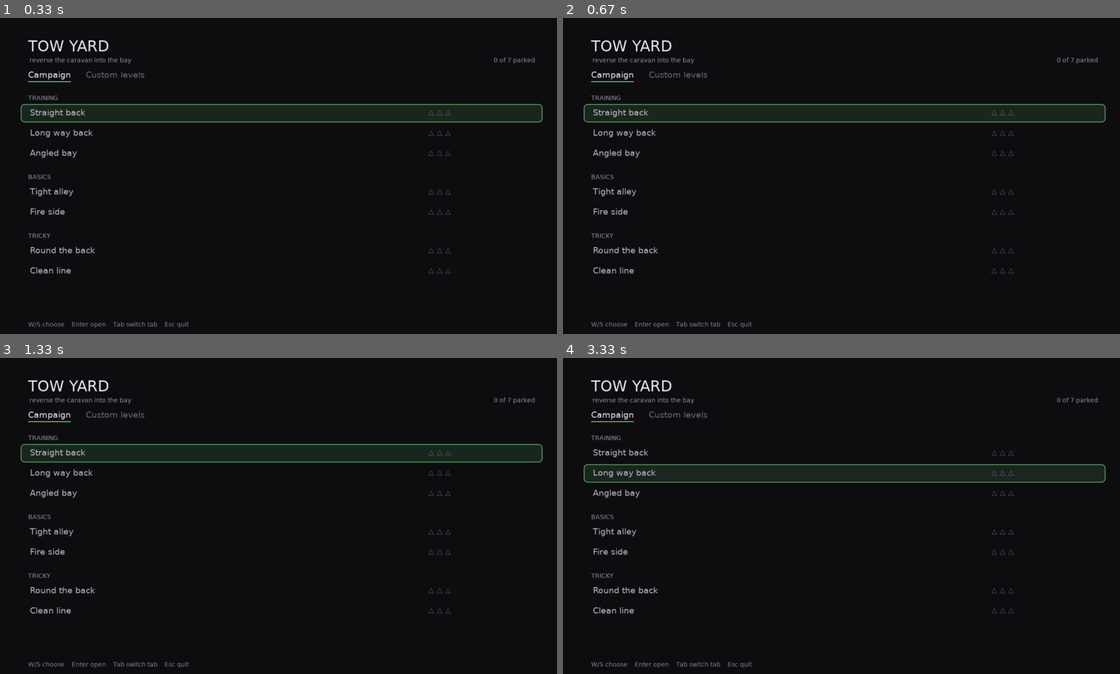
Above: before the commit, frames 1-4 (two rows, left to right).
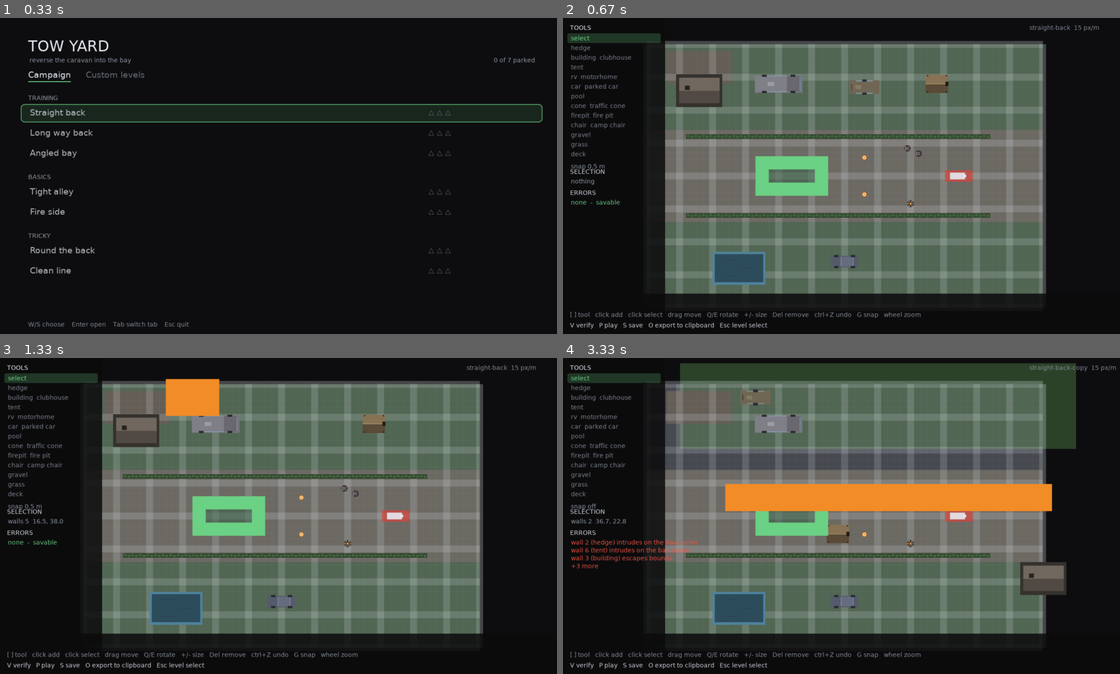
Above: after the commit, the same moments.

Repository: slakiii/tow-yard
Game: LÖVE game, started from main.lua
The game is run twice, just before and just after one commit, with the same random seed, the same clock (stepped at 60 frames per second) and the same inputs.
Inputs (mouse positions are in pixels of both pictures, inside the frame that each line leads up to):
- Up to frame 1 (0.33 s): no input
- Up to frame 2 (0.67 s): tap E at 0.33 s
- Up to frame 3 (1.33 s): tap V at 0.67 s; press the mouse at (300, 427) at 1.03 s; move the mouse to (245, 411) at 1.13 s; release the mouse at (194, 395) at 1.27 s
- Up to frame 4 (3.33 s): tap G at 1.33 s; press the mouse at (696, 430) at 1.7 s; move the mouse to (869, 503) at 1.8 s; release the mouse at (1042, 579) at 1.93 s; tap S at 2 s; press the mouse at (841, 427) at 2.37 s; move the mouse to (858, 414) at 2.47 s; release the mouse at (874, 405) at 2.6 s; press the mouse at (936, 424) at 2.7 s; move the mouse to (886, 478) at 2.8 s; release the mouse at (835, 534) at 2.93 s; press the mouse at (835, 474) at 3.03 s; move the mouse to (863, 487) at 3.13 s; release the mouse at (886, 497) at 3.27 s

Frame 1 is identical in both runs. In frame 2, 59% of the frame differs, in the area x 0-98%, y 2-99%; in frame 3, 59%; in frame 4, 65%, in the area x 0-100%, y 1-99%.

Commit message:
feat: editor polish, and the door into it from the level select
The palette shows each kind beside its display label where the two differ
("building clubhouse", "rv motorhome"): a level drawn as a list of nouns reads
like a config file, and the file and the screen should agree about what a thing
is called.

G toggles snapping (0.5 m, or free placement) and the rail says which. Snapping
off is for placing a hedge along an existing wall; snapping on is for everything
else, which is why it is a toggle and not a setting.

Errors are capped at three with "+N more": the rail is 232 px wide and the point
of the list is to be read at a glance, not to be complete. The complete list is
what blocks saving.

E in the level select opens the selected level in the editor, so the editor is
reachable without a command-line flag -- which is what "player-facing" means.

Diff:
--- a/lib/draw.lua
+++ b/lib/draw.lua
@@ -862,9 +862,18 @@
             love.graphics.rectangle("fill", 10, y - 3, 212, 22, 4)
         end
         set(active and D.C.bay_line or D.C.dim, active and 1 or 0.85)
-        love.graphics.print(name, 18, y)
+        -- the kind is what the file says; the label is what the thing is. Show
+        -- both when they differ, or a level reads as a list of nouns.
+        local def = props.get(name)
+        local text = name
+        if def and def.label and def.label ~= name then text = name .. "  " .. def.label end
+        love.graphics.print(text, 18, y)
         y = y + 22
     end
+
+    y = y + 6
+    set(D.C.dim)
+    love.graphics.print("snap " .. ((state.snap and state.snap > 0) and (state.snap .. " m") or "off"), 18, y)
 
     y = y + 12
     set(D.C.text, 0.9)
@@ -894,17 +903,17 @@
         love.graphics.print("none  -  savable", 18, y)
     else
         set(D.C.warn, 0.95)
-        for i = 1, math.min(4, #errors) do
+        for i = 1, math.min(3, #errors) do
             love.graphics.print(errors[i], 18, y)
             y = y + 18
         end
-        if #errors > 4 then love.graphics.print("+" .. (#errors - 4) .. " more", 18, y) end
+        if #errors > 3 then love.graphics.print("+" .. (#errors - 3) .. " more", 18, y) end
     end
 
     love.graphics.setFont(fonts.small)
     set(D.C.dim, a)
     local hint = "[ ] tool   click add   click select   drag move   Q/E rotate   +/- size   "
-        .. "Del remove   ctrl+Z undo   wx zoom"
+        .. "Del remove   ctrl+Z undo   G snap   wheel zoom"
     love.graphics.print(hint, 16, H - 52)
     set(D.C.text, 0.85)
     local keys = "V verify   P play   S save   O export to clipboard   Esc level select"
--- a/main.lua
+++ b/main.lua
@@ -193,8 +193,9 @@
     return cam.x + (mx - W / 2) / cam.scale, cam.y - (my - H / 2) / cam.scale
 end
 
-local function snap(v)
-    return math.floor(v / SNAP + 0.5) * SNAP
+local function snap(v, step)
+    if not step or step <= 0 then return v end
+    return math.floor(v / step + 0.5) * step
 end
 
 local function editor_errors()
@@ -224,6 +225,7 @@
             scale = math.min((W - 300) / (b.x1 - b.x0), (H - 120) / (b.y1 - b.y0)),
         },
         tool = "select",
+        snap = SNAP,
         palette = PALETTE,
         errors = {},
         dirty = false,
@@ -302,6 +304,8 @@
         else
             say("nothing to undo")
         end
+    elseif key == "g" then
+        e.snap = (e.snap and e.snap > 0) and 0 or SNAP
     elseif key == "q" or key == "e" then
         editor_edit(function() doc.rotate(e.doc, key == "q" and -15 or 15) end)
     elseif key == "=" or key == "kp+" then
@@ -346,7 +350,7 @@
             end
         end
     else
-        editor_edit(function() doc.add(e.doc, e.tool, snap(wx), snap(wy)) end)
+        editor_edit(function() doc.add(e.doc, e.tool, snap(wx, e.snap), snap(wy, e.snap)) end)
     end
 end
 
@@ -362,8 +366,8 @@
         local sel = e.doc.selection
         local entry = sel and (e.doc.level[sel.list] or {})[sel.index]
         if not entry then return end
-        local nx = snap(e.drag.ox + (wx - e.drag.wx))
-        local ny = snap(e.drag.oy + (wy - e.drag.wy))
+        local nx = snap(e.drag.ox + (wx - e.drag.wx), e.snap)
+        local ny = snap(e.drag.oy + (wy - e.drag.wy), e.snap)
         if nx ~= entry.x or ny ~= entry.y then
             if not e.drag.pushed then
                 undo.push(e.undo, doc.snapshot(e.doc))
@@ -704,6 +708,9 @@
         love.event.quit()
     elseif key == "tab" or key == "left" or key == "right" then
         menu.cycle_tab(game.menu, 1)
+    elseif key == "e" then
+        local lvl = menu.current(game.menu)
+        if lvl then open_editor(lvl) end
     elseif key == "x" then
         menu_delete()
     elseif key == "up" or key == "w" then
Not shown, changed: AGENTS.md
